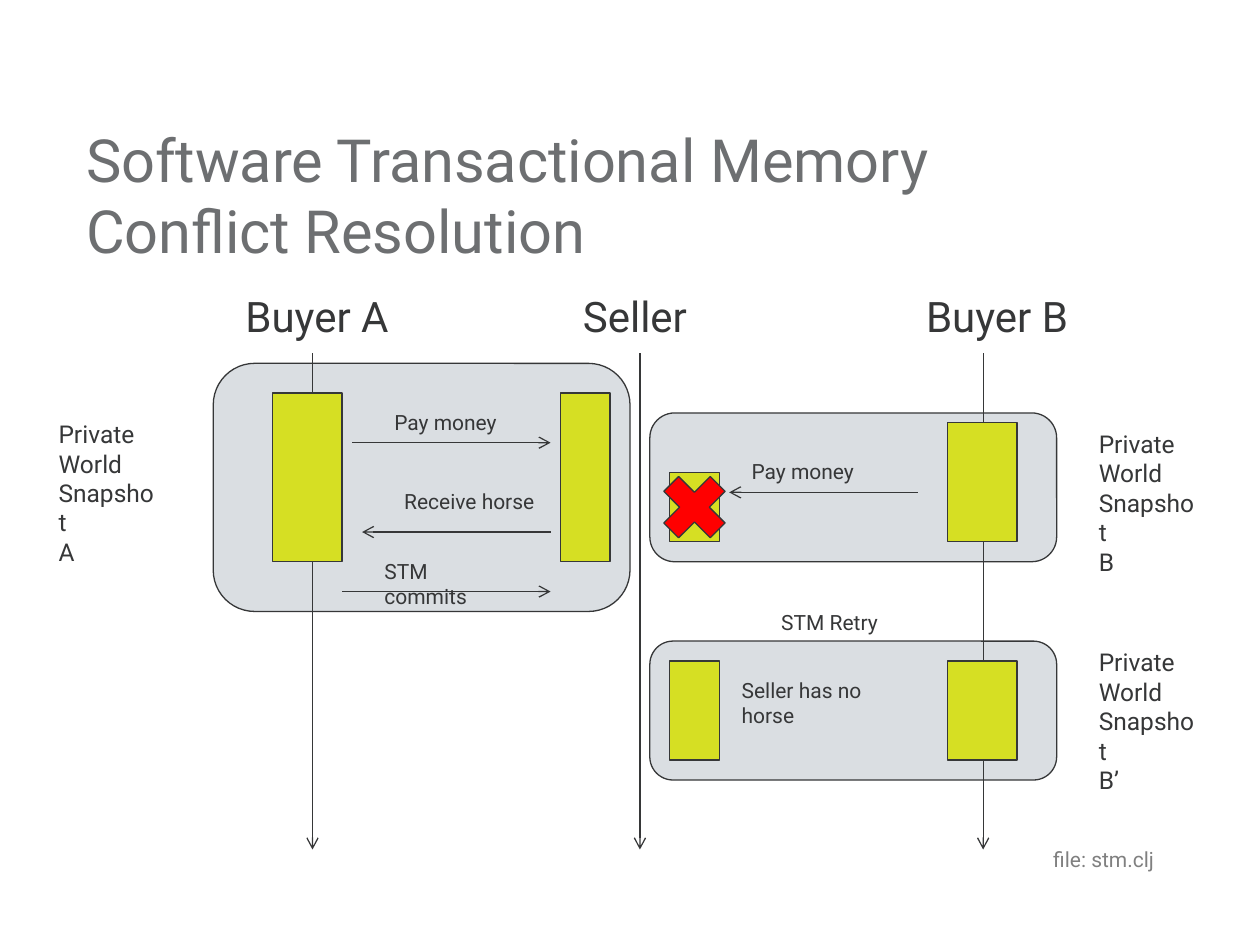
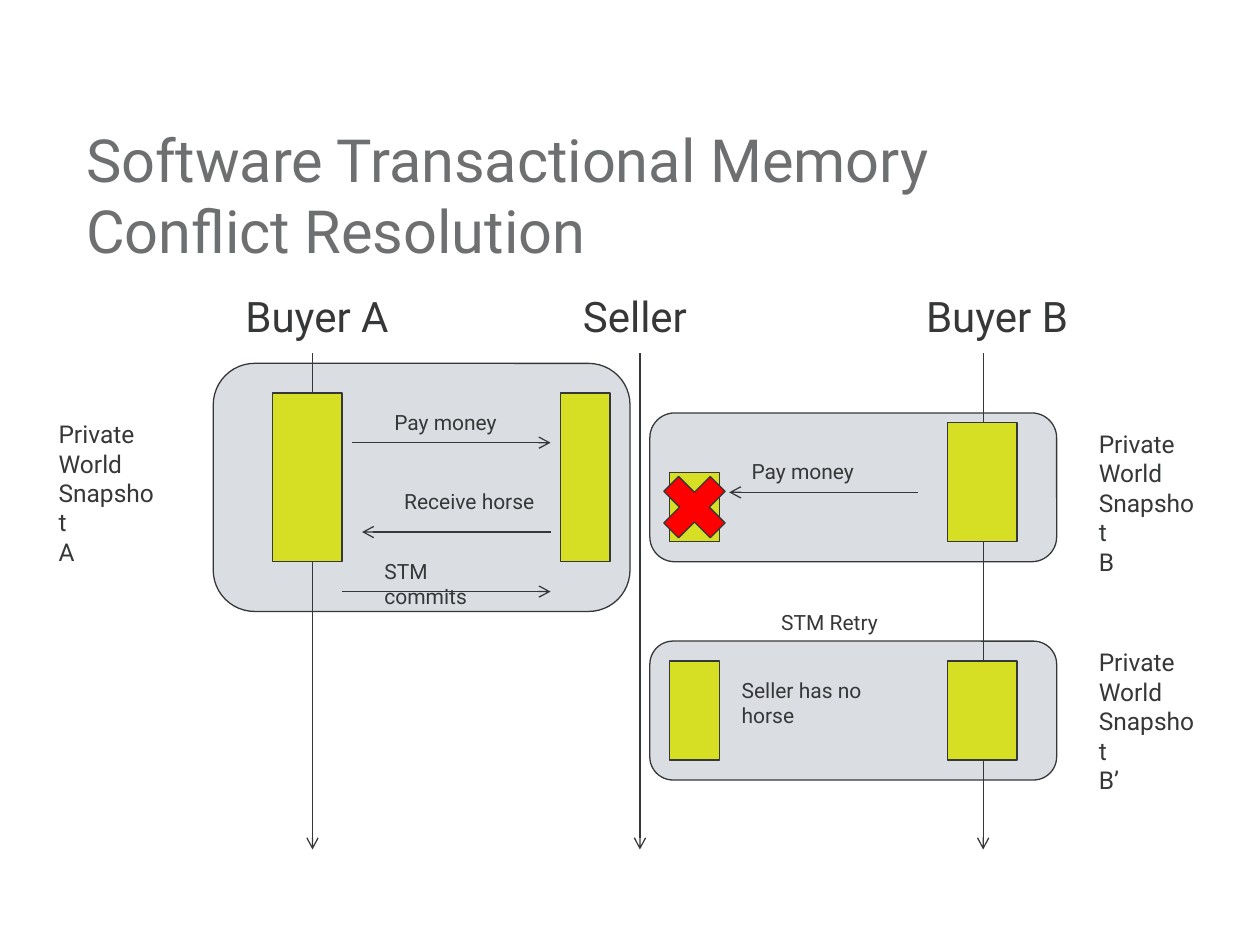
Before and after one commit to mjul/top-10-clojure-ndc-2011, a slide deck: slide 20 of Top Things to Learn From Clojure.pptx (slide 19 before the commit). Drawn at 1260x945 pixels with LibreOffice and Linux fonts; fonts in the diff are those of the drawing; background and template pictures are left out. Boxes give left, top, right and bottom in pixels: in the first picture for what was removed or moved away, otherwise in the second. Text is boxed around its words. In the diff, an @@ line names an element or a change of style, - is before the commit and + after.

```diff
--- a/Top Things to Learn From Clojure.pptx
+++ b/Top Things to Learn From Clojure.pptx
@@ text removed at bbox=[1053, 851, 1154, 872] @@
-file: stm.clj
```
Also in this commit, not shown: 7 other slides changed, 1 slide added, 1 slide removed.
